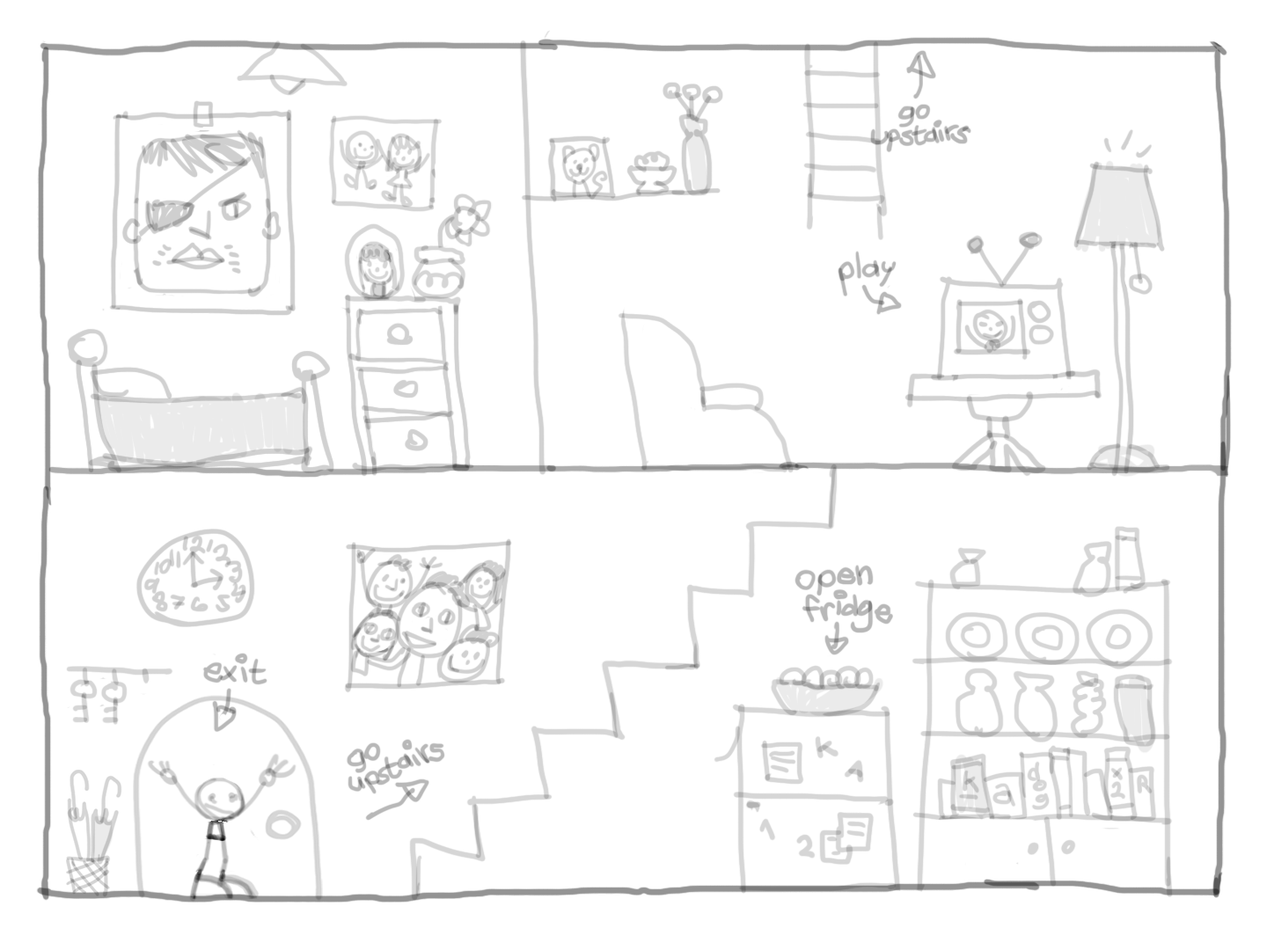
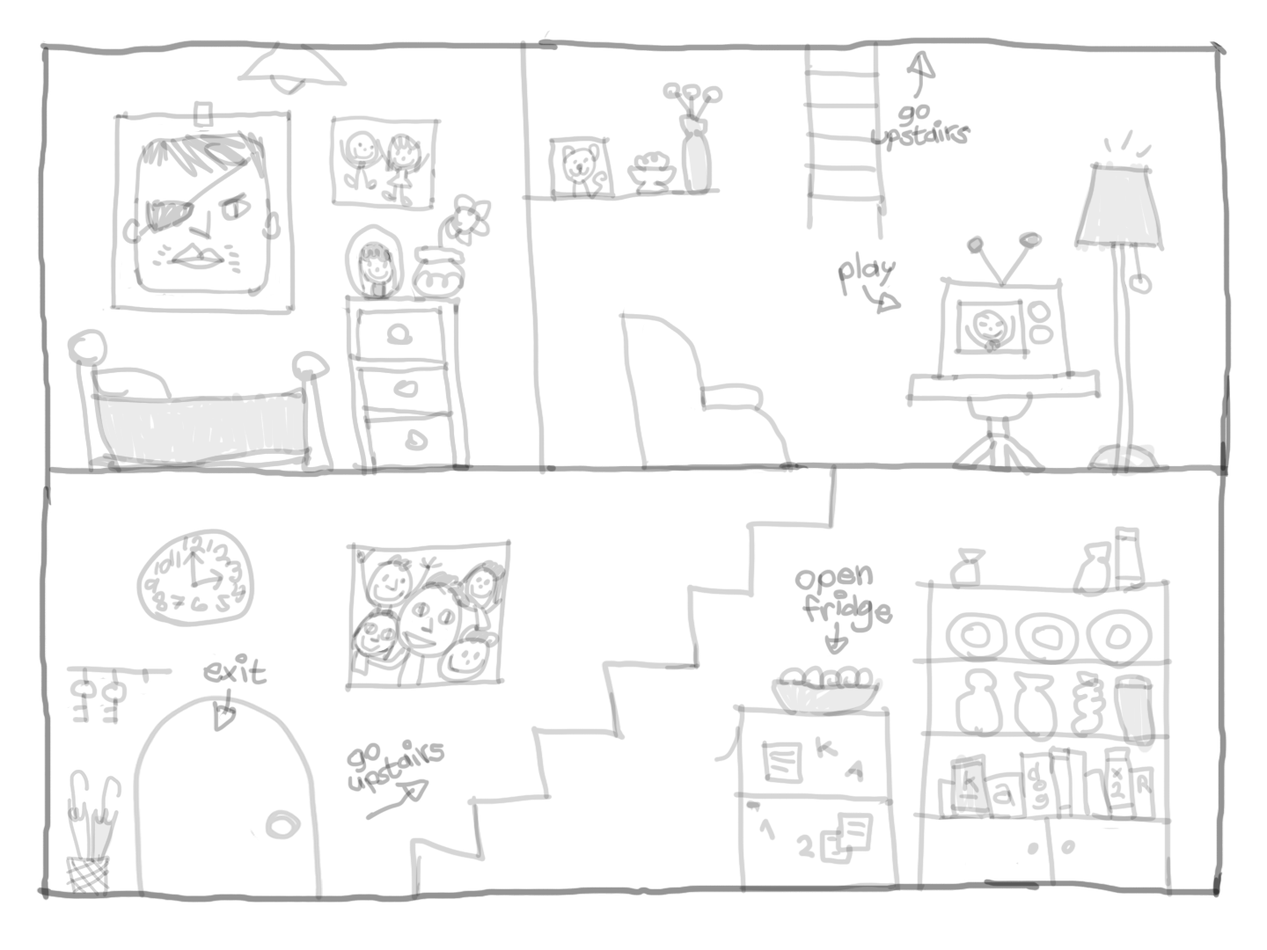
Comparing the layer stacks of the two 1267 x 950 images. Changes:
hid "player" over [146, 752, 297, 902]
hid "Background" over [146, 752, 297, 902]
